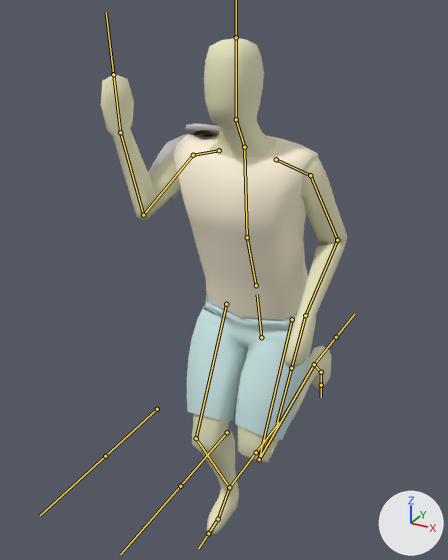
Renders of the FBX model Awful Summer Jam 19/Assets/Models/Characters/Man.fbx from each side of a commit.
Camera for both pictures: a 50 mm camera at (0.718, -1.534, 1.658) aimed at (-0.127, 0.004, 0.89). Every picture has the same lights, and +X, +Y and +Z are marked at lower right. Both versions are drawn at frame 1 of the action 'Skeleton|RightArmCut'; the numbers are the values there. The bones that bend it are drawn over the model as lines.
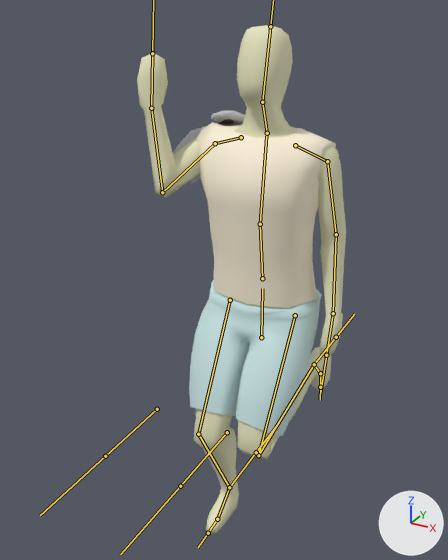
The edits, one by one:
Bone 'Hips' (bone_hips) turns from (12, 0, 0) to (0, 0, 0) degrees about its own x, y and z.
Bone 'UpArm.L' (bone_uparm_l) turns from (-3, 8, -19) to (-1, 4, -26) degrees about its own x, y and z.
Bone 'LowArm.L' (bone_lowarm_l) turns from (56, 1, -8) to (0, 0, 0) degrees about its own x, y and z.
Bone 'Hand.L' (bone_hand_l) turns from (3, -3, 15) to (0, 0, 0) degrees about its own x, y and z.
Bone 'UpLeg.L' (bone_upleg_l) turns from (34, 0, -4) to (26, 0, -4) degrees about its own x, y and z.
Bone 'LowLeg.L' (bone_lowleg_l) turns from (-119, -4, -2) to (-120, -4, -2) degrees about its own x, y and z.
Bone 'UpLeg.R' (bone_upleg_r) turns from (37, -1, 3) to (26, -1, 3) degrees about its own x, y and z.

Pixel boxes (x1, y1, x2, y2) of what changed, in the pictures (448 x 560 px):
'Cube', posed (15% narrower): before (101, 38, 347, 534); after (137, 25, 346, 534)
'Cube.009', posed: before (173, 134, 319, 320); after (197, 122, 336, 308)
'Cube.010', posed (6% taller): before (187, 293, 316, 440); after (189, 280, 322, 436)
'Cube.013', posed: before (148, 123, 220, 198); after (173, 111, 245, 183)
bone 'Hips', root to tip: before (261, 337) to (257, 294); after (261, 337) to (262, 288)
bone 'UpArm.L', root to tip: before (310, 175) to (337, 240); after (327, 161) to (336, 234)
bone 'LowArm.L', root to tip: before (337, 240) to (305, 315); after (336, 234) to (333, 313)
bone 'Hand.L', root to tip: before (305, 315) to (291, 368); after (333, 313) to (326, 355)
bone 'UpLeg.L', root to tip: before (292, 319) to (259, 459); after (295, 315) to (258, 455)
bone 'LowLeg.L', root to tip: before (259, 459) to (314, 364); after (258, 455) to (314, 364)
bone 'UpLeg.R', root to tip: before (226, 304) to (196, 438); after (230, 300) to (198, 434)
